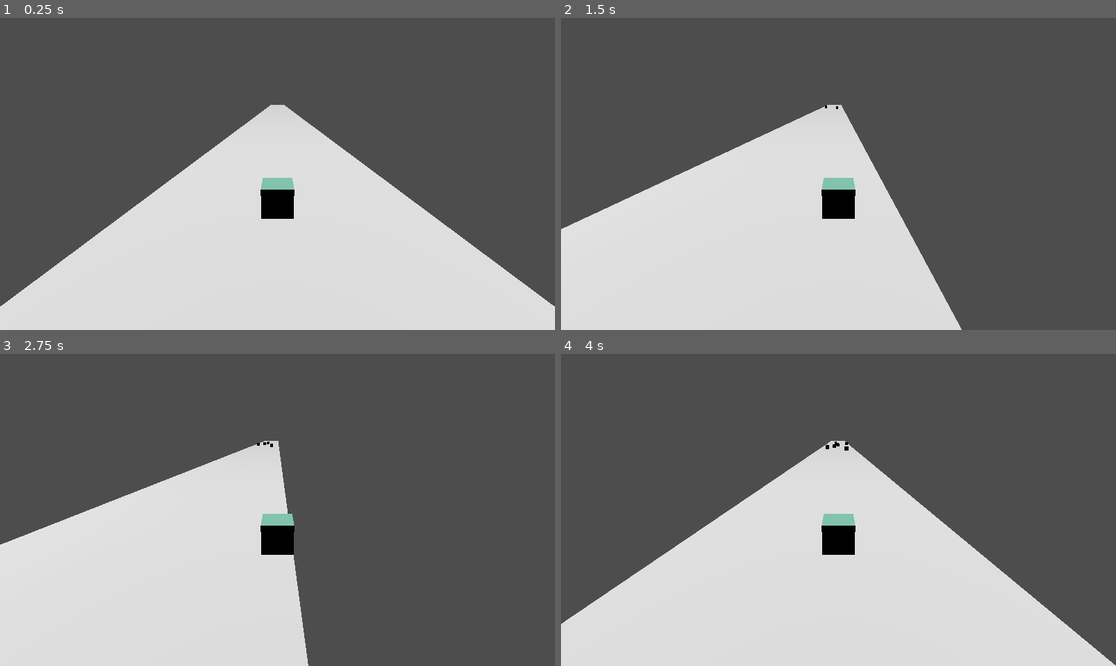
Above: before the commit, frames 1-4 (two rows, left to right).
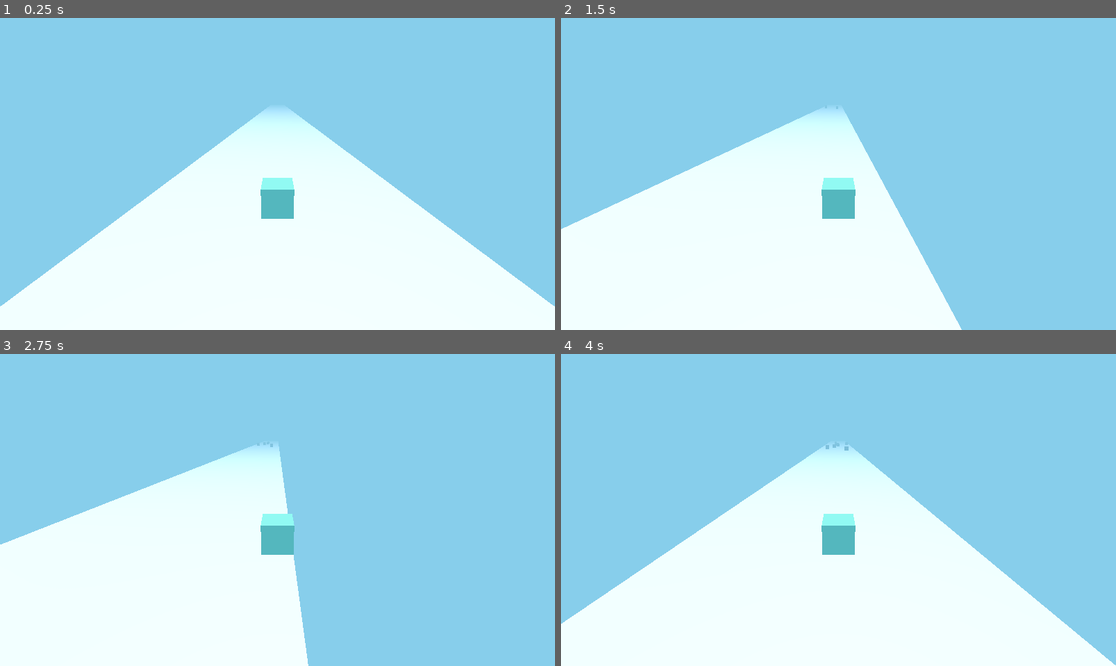
Above: after the commit, the same moments.

Repository: AgustinRamiroDiaz/el-juegazo
Game: Godot game, scene res://main.tscn
The game is run twice, just before and just after one commit, with the same random seed, the same clock (stepped at 60 frames per second) and the same inputs.
Inputs:
- Up to frame 1 (0.25 s): no input
- Up to frame 2 (1.5 s): tap Enter at 0.5 s; hold Right (ui_right) 0.53-1.28 s; hold Left (ui_left) from 1.28 s (still down)
- Up to frame 3 (2.75 s): release Left (ui_left) at 2.03 s; hold Right (ui_right) from 2.03 s (still down)
- Up to frame 4 (4 s): tap Space at 3.5 s; release Right (ui_right) at 3.53 s; hold Left (ui_left) from 3.53 s (still down)

The runs differ from the first frame. In frame 1, 100% of the frame differs, in the area x 0-100%, y 0-100%; in frame 2, 100%; in frame 3, 100%; in frame 4, 100%.

Commit message:
improve ui

Diff:
--- a/main.tscn
+++ b/main.tscn
@@ -1,8 +1,17 @@
-[gd_scene load_steps=4 format=3 uid="uid://dr1qlhvg88a8p"]
+[gd_scene load_steps=5 format=3 uid="uid://dr1qlhvg88a8p"]
 
 [ext_resource type="PackedScene" path="res://player.tscn" id="1_player"]
 [ext_resource type="PackedScene" path="res://floor.tscn" id="2_floor"]
 [ext_resource type="Script" uid="uid://d2rfwyeauufgb" path="res://main.gd" id="3_main"]
+
+[sub_resource type="Environment" id="Environment_1"]
+background_mode = 1
+background_color = Color(0.529412, 0.807843, 0.921569, 1)
+fog_enabled = true
+fog_light_color = Color(0.529412, 0.807843, 0.921569, 1)
+fog_density = 0.02
+fog_depth_begin = 20.0
+fog_depth_end = 80.0
 
 [node name="Main" type="Node3D"]
 script = ExtResource("3_main")
@@ -15,8 +24,11 @@
 
 [node name="Floor" parent="." instance=ExtResource("2_floor")]
 
+[node name="WorldEnvironment" type="WorldEnvironment" parent="."]
+environment = SubResource("Environment_1")
+
 [node name="DirectionalLight3D" type="DirectionalLight3D" parent="."]
-transform = Transform3D(1, 0, 0, 0, 0.707107, 0.707107, 0, -0.707107, 0.707107, 0, 10, 0)
+transform = Transform3D(0.866025, 0.353553, -0.353553, 0, 0.707107, 0.707107, 0.5, -0.612372, 0.612372, 0, 10, 0)
 
 [node name="SpawnTimer" type="Timer" parent="."]
 wait_time = 0.5
